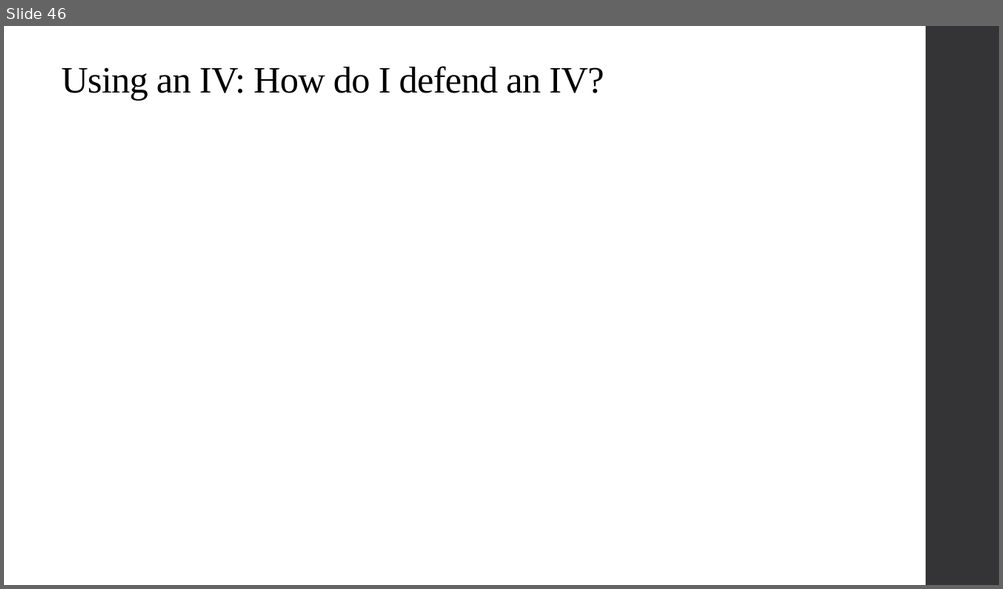
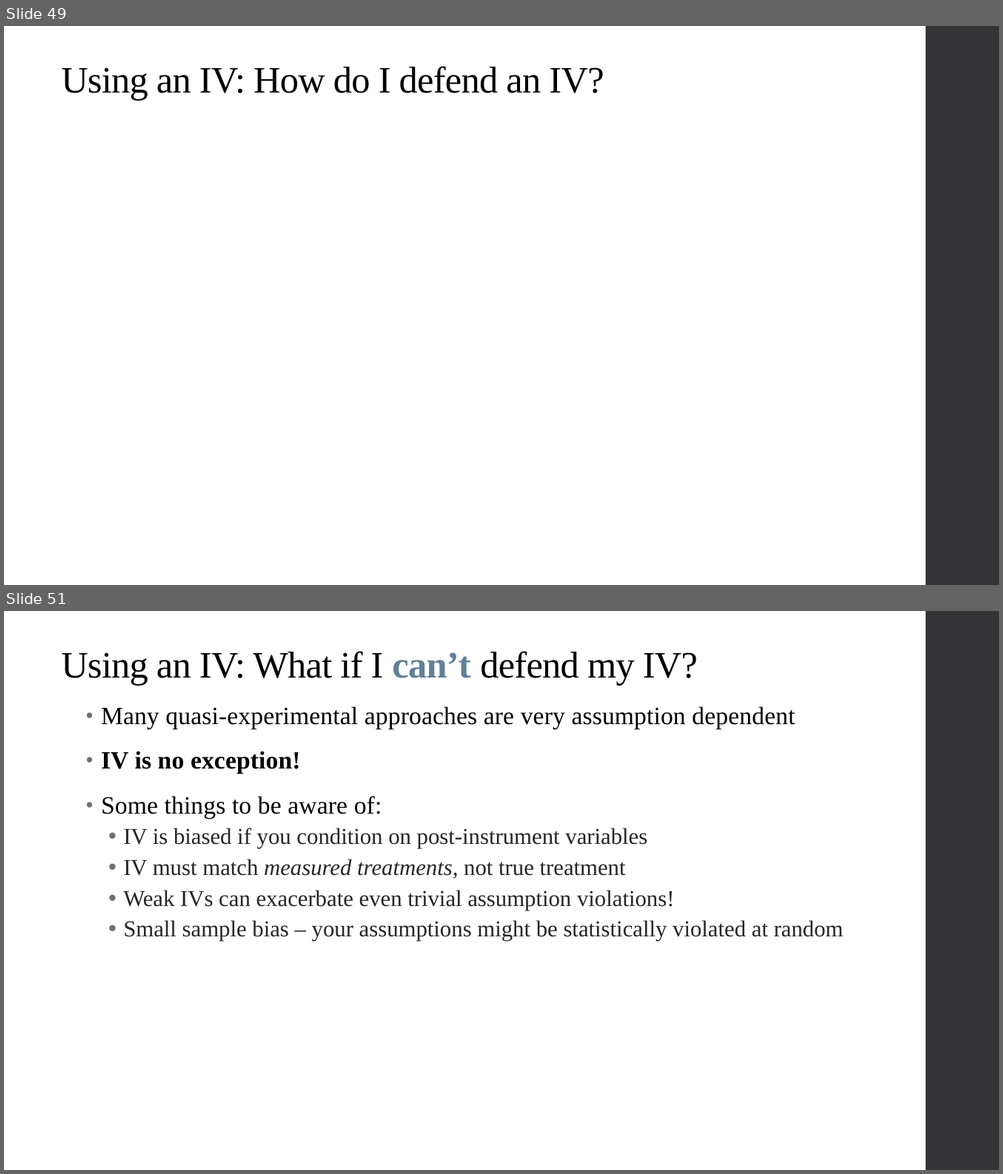
Before and after one commit to qiufei/fork-HAD5744, a slide deck: Lecture06_IV/Lecture6_IVEstimation_2022F.pptx. Shown one above the other, each under a label of ours: slide 46 before the commit, slides 49 and 51 after it; the slides between them are not shown. The pictures are 1003x589 and 1003x1174 pixels, drawn with LibreOffice and Linux fonts; fonts in the diff are those of the drawing; grey boxes stand for pictures. Boxes give left, top, right and bottom in pixels: in the first picture for what was removed or moved away, otherwise in the second. Text is boxed around its words. In the diff, an @@ line names an element or a change of style, - is before the commit and + after.

```diff
--- a/Lecture06_IV/Lecture6_IVEstimation_2022F.pptx
+++ b/Lecture06_IV/Lecture6_IVEstimation_2022F.pptx
@@ slide 51 added at [4,611,999,1170], background #FFFFFF; not listed: 1 template element that a slide beside it also shows @@
@@ title added at [61,651,697,685], 36 pt, text #000000 @@
+Using an IV: What if I can’t defend my IV?
@@ text added at [101,706,843,942], 22 pt, text #262626 @@
+• Many quasi-experimental approaches are very assumption dependent
+• IV is no exception!
+• Some things to be aware of:
+  • IV is biased if you condition on post-instrument variables
+  • IV must match measured treatments, not true treatment
+  • Weak IVs can exacerbate even trivial assumption violations!
+  • Small sample bias – your assumptions might be statistically violated at random
@@ what was slide 46 is now slide 49 @@
```
Also in this commit, not shown: 3 slides changed, 4 other slides added, 2 other files.
